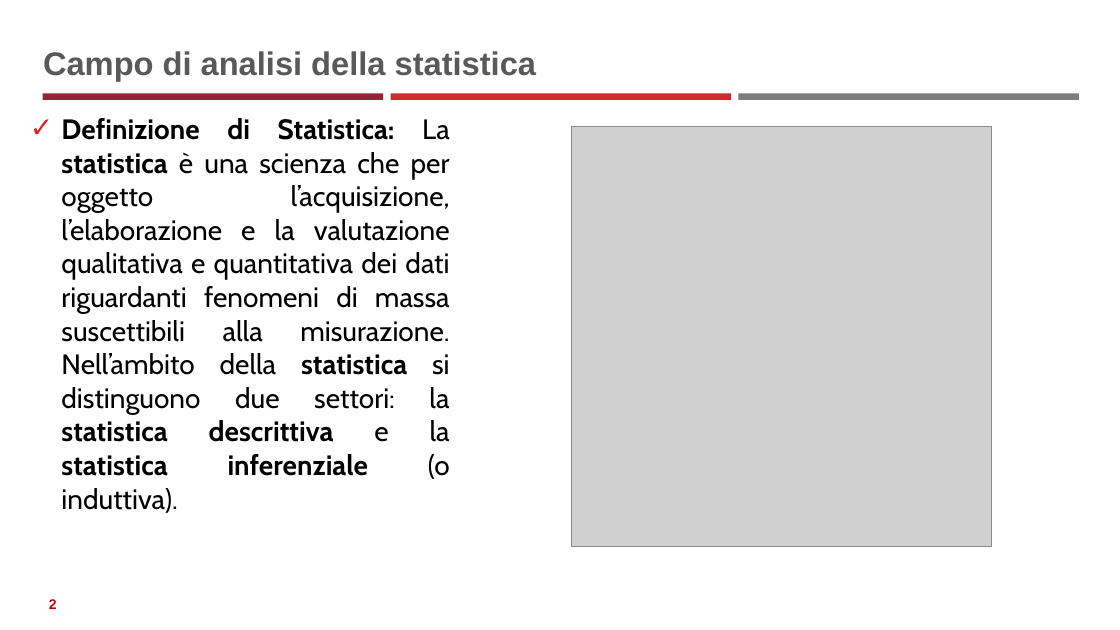
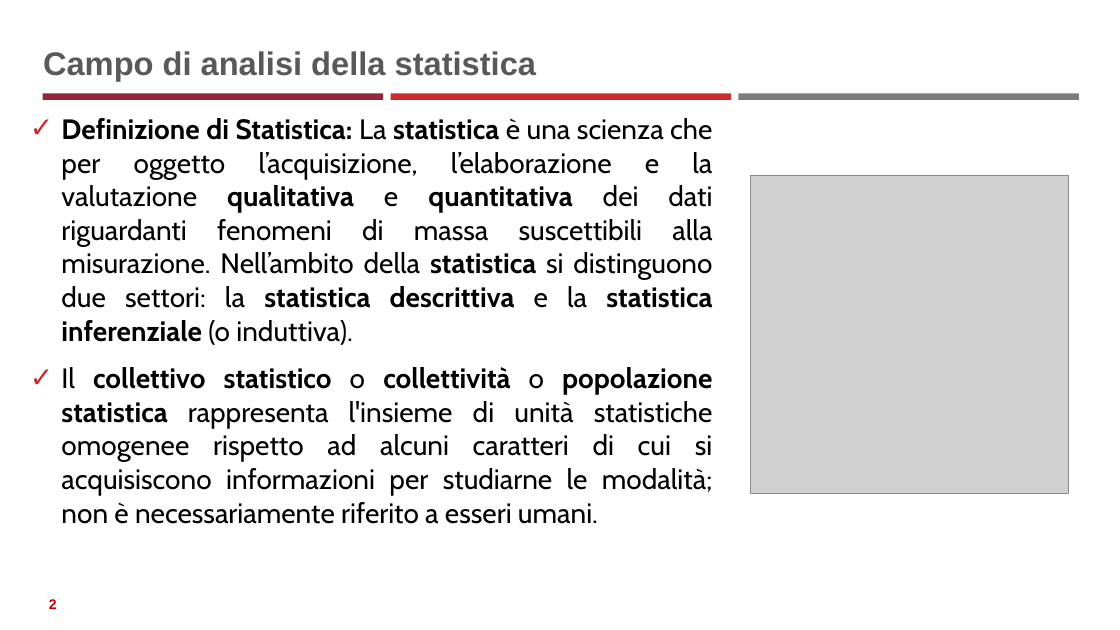
Before and after one commit to neural1977/data_science_interview_material, a slide deck: slide 2 of Statistics_ita.pptx. Drawn at 1120x630 pixels with LibreOffice and Linux fonts; fonts in the diff are those of the drawing; grey boxes stand for pictures. Boxes give left, top, right and bottom in pixels: in the first picture for what was removed or moved away, otherwise in the second. Text is boxed around its words. In the diff, an @@ line names an element or a change of style, - is before the commit and + after.

```diff
--- a/Statistics_ita.pptx
+++ b/Statistics_ita.pptx
@@ text at (x1=61, y1=118, x2=712, y2=345): bold on in "qualitativa quantitativa" @@
@@ picture resized from (x1=571, y1=127, x2=991, y2=547) to (x1=751, y1=176, x2=1069, y2=493) @@
@@ text at (x1=61, y1=367, x2=713, y2=524): paragraph added @@
+✓ Il collettivo statistico o collettività o popolazione statistica rappresenta l'insieme di unità statistiche omogenee rispetto ad alcuni caratteri di cui si acquisiscono informazioni per studiarne le modalità; non è necessariamente riferito a esseri umani.
```
Also in this commit, not shown: 2 other slides changed, 15 slides added, 1 slide removed, 8 other files.
